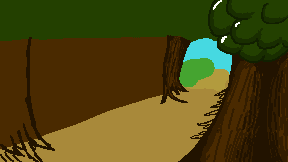
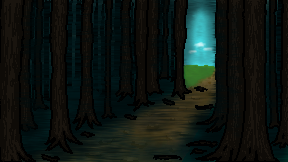
Layer changes from the first 288x162 image to the second:
added layer "Paint Layer 2" (1st of 2) above "Paint Layer 3" over bbox(0, 0, 288, 162)
added layer "Paint Layer 3" above "Paint Layer 2" over bbox(0, 0, 288, 162)
painted on "Paint Layer 2" (2nd of 2) over bbox(0, 0, 288, 162)
hid "Paint Layer 1" (2nd of 2) over bbox(0, 0, 288, 162)